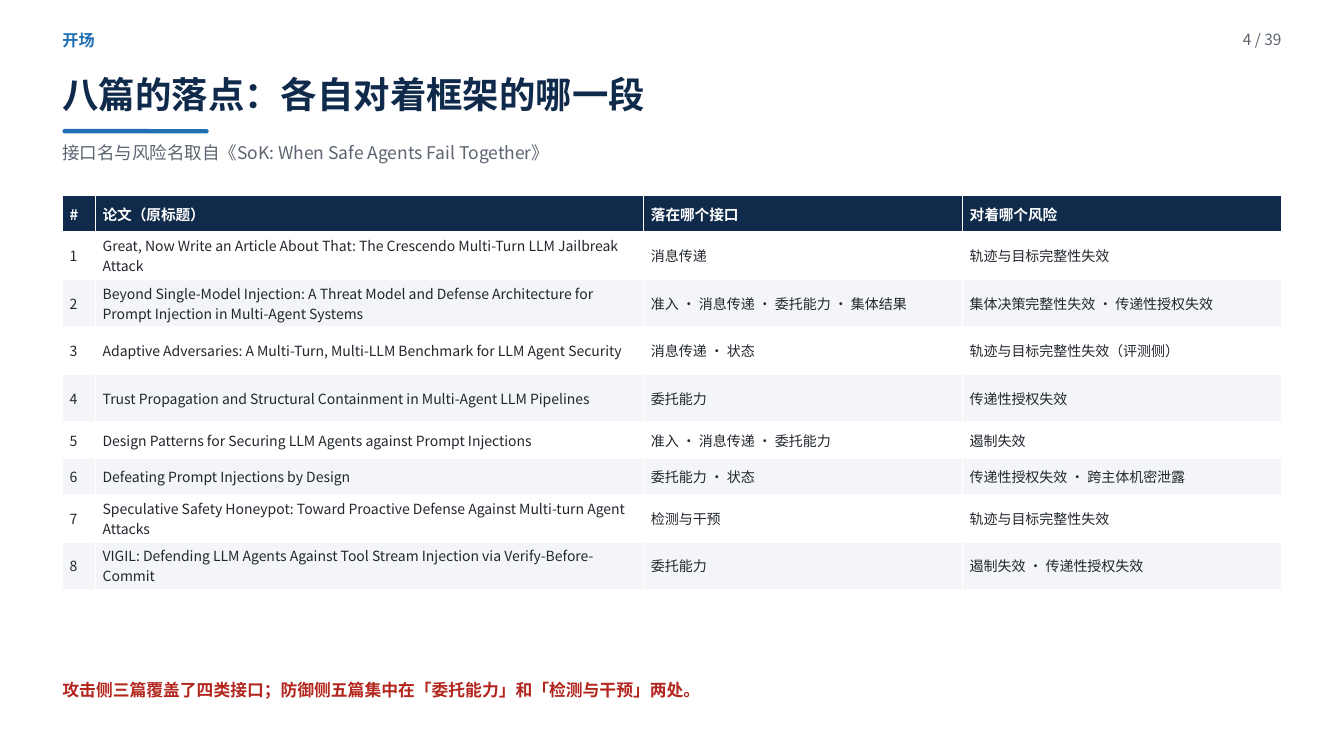
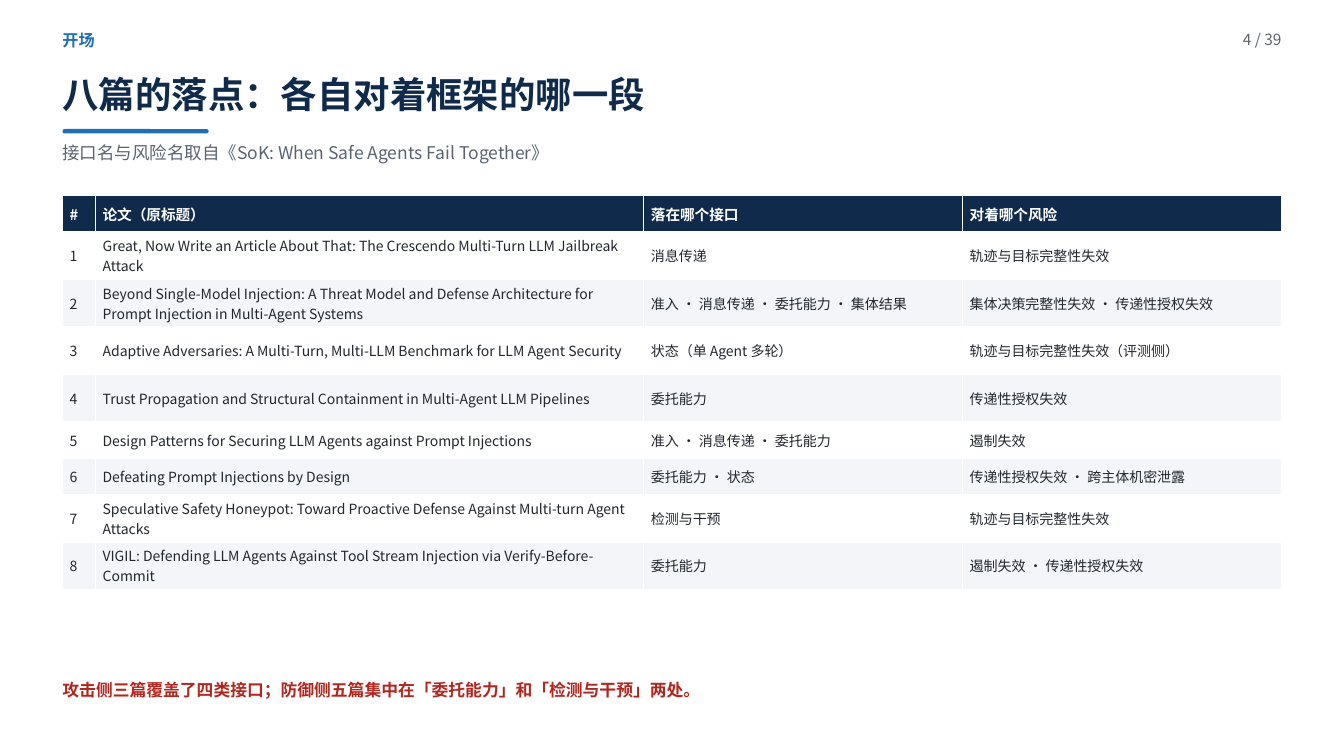
Before and after one commit to yiiiiiii1/multi-agent-remote-sensing, a slide deck: slide 4 of 阶段2-卫星多智能体防御/presentations/卫星多智能体安全调研汇报.pptx. Drawn at 1344x756 pixels with LibreOffice and Linux fonts; fonts in the diff are those of the drawing. Boxes give left, top, right and bottom in pixels: in the first picture for what was removed or moved away, otherwise in the second. Text is boxed around its words. In the diff, an @@ line names an element or a change of style, - is before the commit and + after.

Commit message:
精读后回填：PPT 标注 AA 是单 Agent 多轮、SSH 的 0% 限定 Qwen3-235B；讲稿补 8 条新追问预答；引用注意文件补三篇的口径问题

```diff
--- a/阶段2-卫星多智能体防御/presentations/卫星多智能体安全调研汇报.pptx
+++ b/阶段2-卫星多智能体防御/presentations/卫星多智能体安全调研汇报.pptx
@@ table at [63, 196, 1281, 590] @@
-row 4, column 3: 消息传递 · 状态
+row 4, column 3: 状态（单 Agent 多轮）
```
Also in this commit, not shown: 3 other slides changed, 6 other files.
